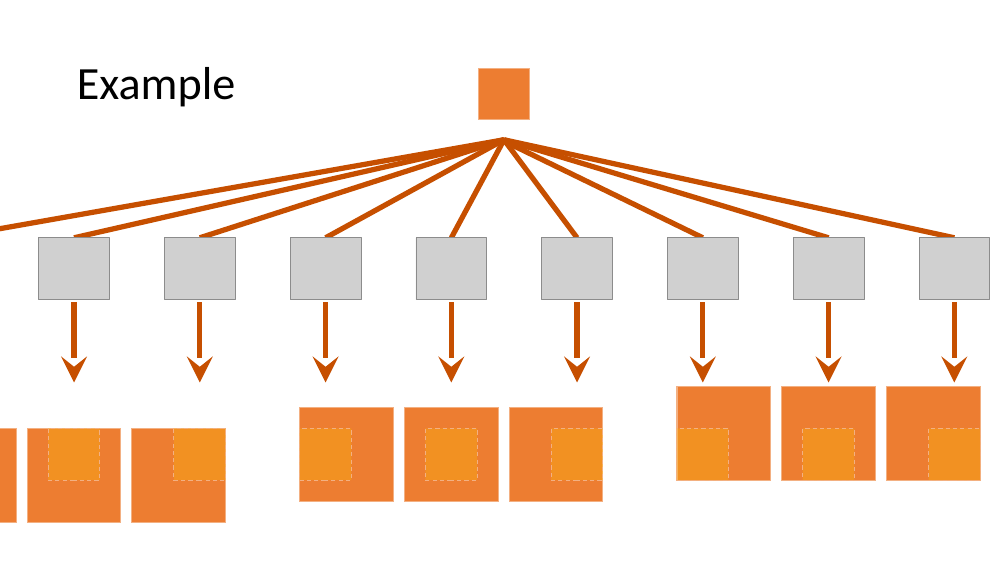
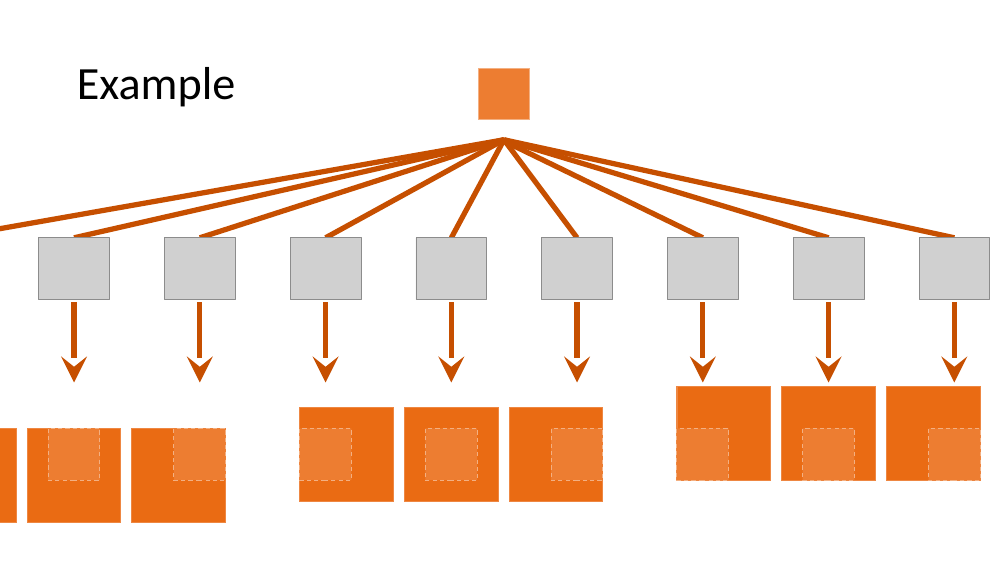
Before and after one commit to PowerPointLabs/PowerPointLabs, a slide deck: slide 30 of doc/Examples-ResizeLab.pptx (slide 31 before the commit). Drawn at 1008x567 pixels with LibreOffice and Linux fonts; fonts in the diff are those of the drawing; grey boxes stand for pictures; background and template pictures are left out. Boxes give left, top, right and bottom in pixels: in the first picture for what was removed or moved away, otherwise in the second. Text is boxed around its words. In the diff, an @@ line names an element or a change of style, - is before the commit and + after.

Commit message:
Updated anchor example in ResizeLab

```diff
--- a/doc/Examples-ResizeLab.pptx
+++ b/doc/Examples-ResizeLab.pptx
@@ fill #ED7D31 to #EA6B13; outline #F3B082 1 pt to #EE8742 1 pt in 9 elements at box(0, 429, 16, 523), box(27, 429, 121, 523), box(132, 429, 226, 523), box(299, 408, 393, 501), box(405, 408, 498, 501), box(510, 408, 603, 501), box(678, 386, 771, 480), box(782, 386, 876, 480), box(887, 386, 981, 480) @@
@@ fill #FFC000 at 30% opacity to #ED7D31 in 8 elements at box(48, 429, 100, 480), box(174, 429, 225, 480), box(299, 429, 351, 480), box(426, 429, 477, 480), box(551, 429, 603, 480), box(678, 429, 729, 480), box(803, 429, 854, 480), box(929, 429, 980, 480) @@
```
Also in this commit, not shown: 1 slide removed.
